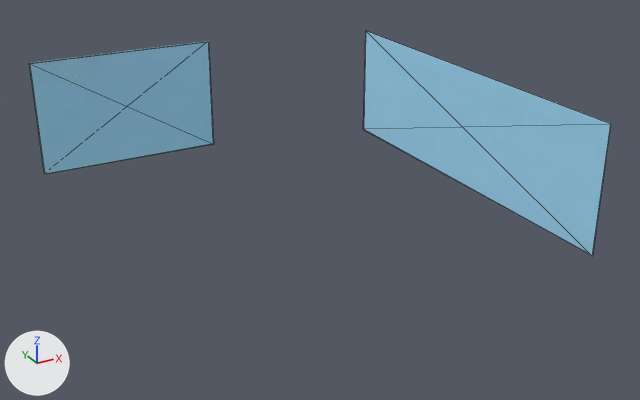
An edit to the OBJ model ProyectoGrafica/Models/CristalesGYM.obj, drawn before and after from the same camera.
One viewpoint serves both versions: a camera (50 mm lens) standing at (4.73, -23.98, 7.17) and looking at (12.17, -10.45, 0.41). The lights are fixed; the arrows at lower left show +X, +Y and +Z. Mesh edges are drawn as thin lines. Where no turn or scale is listed for an object, it has been applied to the vertices.

The scene before the commit, as lines of its bpy script (objects in view):
```python
me_critalesgym = bpy.data.meshes.new('CritalesGYM')
me_critalesgym.from_pydata(...)  # 16 vertices, 24 faces; spans x 8.07..15.6, y -14.12..-5.6, z 0.02..2.46
me_critalesgym.materials.append(mat_material__194)  # picture img_vidrio_jpg
# before: 0 (8.07, -5.6, 0.03) at pixel (44, 173), 3 (11.98, -5.6, 0.03) at pixel (213, 143), 6 (8.07, -5.64, 0.03) at pixel (44, 174), 7 (11.98, -5.64, 0.03) at pixel (213, 144)
ob_critalesgym = bpy.data.objects.new('CritalesGYM', me_critalesgym)
ob_critalesgym.location = (0.0, 0.0, 0.0)
```
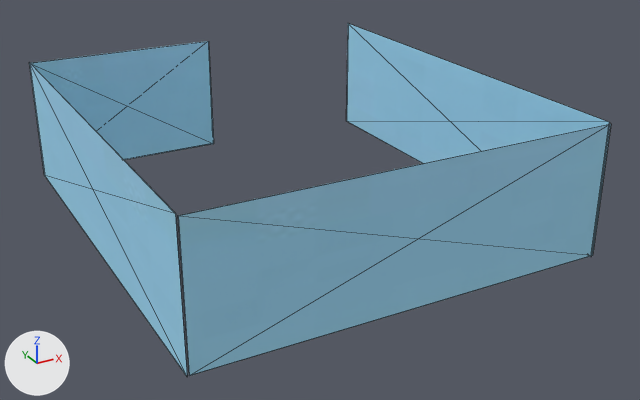
What differs and where, as boxes (x1, y1, x2, y2) in the pictures (640 x 400 px; the box of a moved part takes in the faces that stretch with it):
'CritalesGYM', reshaped (57% taller): before (29, 31, 611, 256); after (29, 23, 611, 377)
part 1 of me_critalesgym, added (blue): after (178, 124, 611, 376)
part 2 of me_critalesgym, moved or reshaped: before (363, 31, 611, 256); after (347, 23, 610, 257)
part 3 of me_critalesgym, built on: before (29, 42, 214, 174); after (29, 41, 214, 377)

The change in detail:
me_critalesgym is used by ob_critalesgym; location (0.0, 0.0, 0.0).
Verts and faces of me_critalesgym; kept vertices keep their numbers, new ones are numbered from 16.
me_critalesgym had 16 vertices, 24 faces and spanned x 8.07..15.6, y -14.12..-5.6, z 0.02..2.46.
me_critalesgym now has 32 vertices, 40 faces and spans x 8.07..15.62, y -14.11..-5.6, z -0.01..2.48.
me_critalesgym part 1: the loose piece of 8 vertices spanning x 8.07..11.98, y -5.64..-5.6, z 0.03..2.46 is copied, and the copy is scaled about its middle by (1.93, 0.17, 1), then moved by (1.83, -8.49, 0.0); it spans x 8.09..15.62, y -14.11..-14.1, z 0.02..2.45.
me_critalesgym part 2: the loose piece of 8 vertices spanning x 15.6, y -14.12..-6.43, z 0.02..2.45 is scaled about its middle by (1, 1.1, 1.02), then moved by (0.0, 0.42, 0.0).
Part 3, on me_critalesgym:
Vertices 0, 3, 6, 7 move by (0.0, 0.0, 0.0).
New vertex 16 is at (8.07, -14.09, -0.01), pixel (187, 377).
New vertex 17 is at (8.07, -14.09, 2.48), pixel (176, 213).
New vertex 18 is at (8.07, -14.09, 2.48), pixel (175, 213).
New vertex 19 is at (8.07, -14.09, -0.01), pixel (187, 377).
New vertices 20 to 23 stand at vertices 16 to 19, in that order, plus (0.0, 8.48, 0.0).
New faces: (16, 21, 17), (16, 20, 21), (18, 23, 19), (18, 22, 23).
